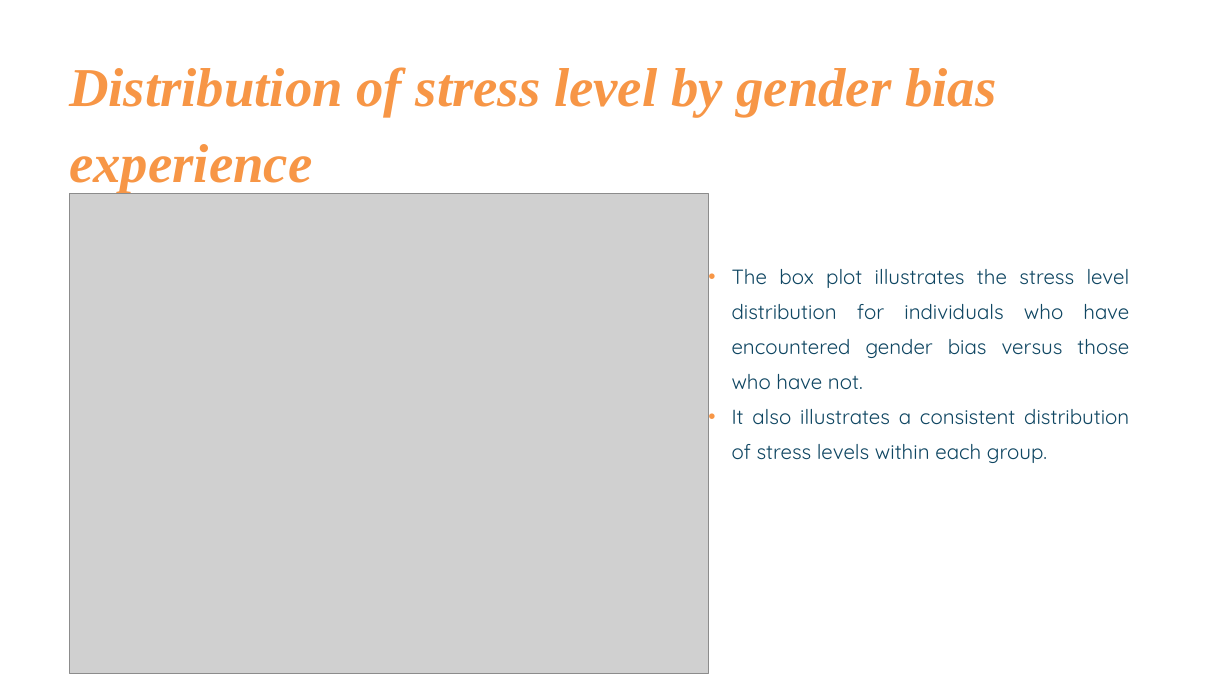
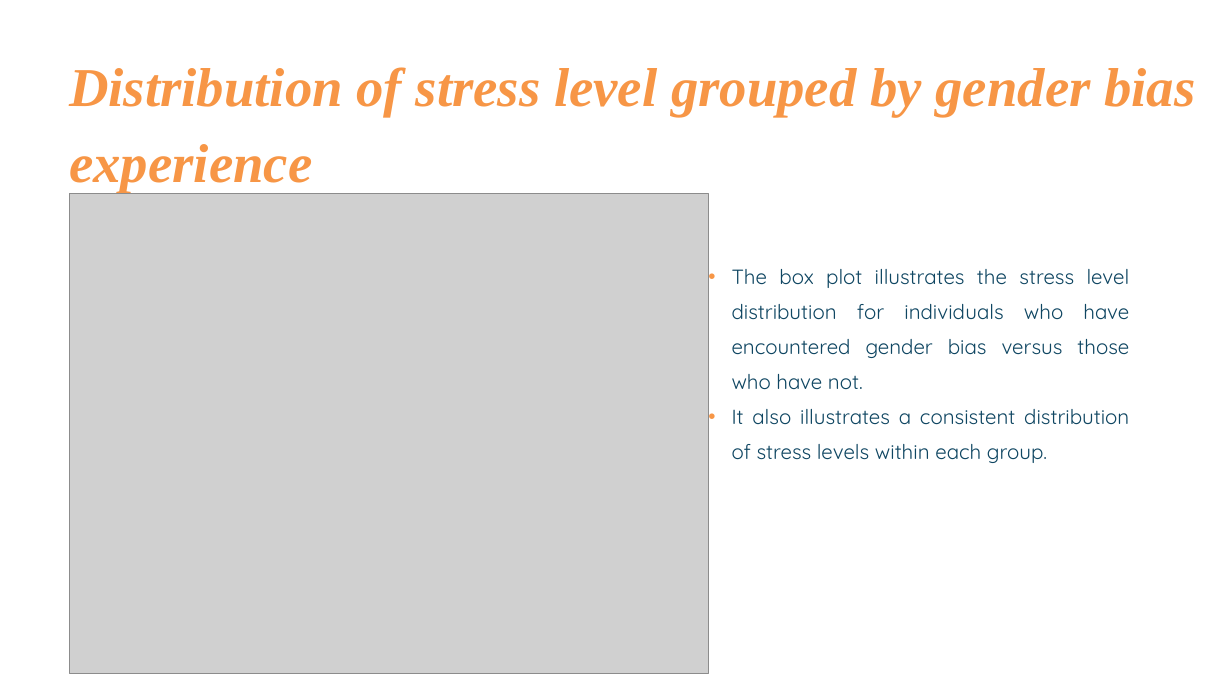
Before and after one commit to eliu14/project_1, a slide deck: slide 8 of PROJECT 1 FINAL PPT.pptx. Drawn at 1232x693 pixels with LibreOffice and Linux fonts; fonts in the diff are those of the drawing; grey boxes stand for pictures. Boxes give left, top, right and bottom in pixels: in the first picture for what was removed or moved away, otherwise in the second. Text is boxed around its words. In the diff, an @@ line names an element or a change of style, - is before the commit and + after.

```diff
--- a/PROJECT 1 FINAL PPT.pptx
+++ b/PROJECT 1 FINAL PPT.pptx
@@ text at (69, 67, 1195, 193): text changed @@
-Distribution of stress level by gender bias experience
+Distribution of stress level grouped by gender bias experience
```
Also in this commit, not shown: 3 other slides changed.
